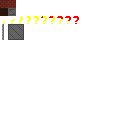
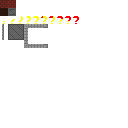
Revision of a layered (128, 128) image; what changed, layer by layer:
added layer "Elevator Walls" in group "Elevator" over (24, 24, 48, 48)
